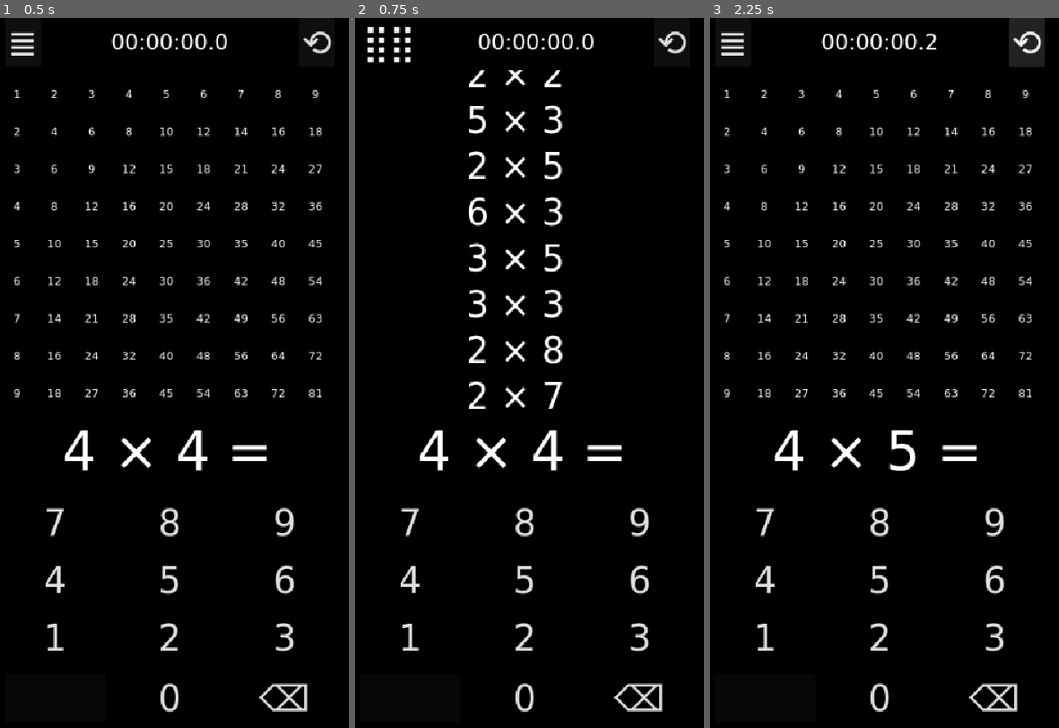
Above: before the commit, frames 1-3 (left to right).
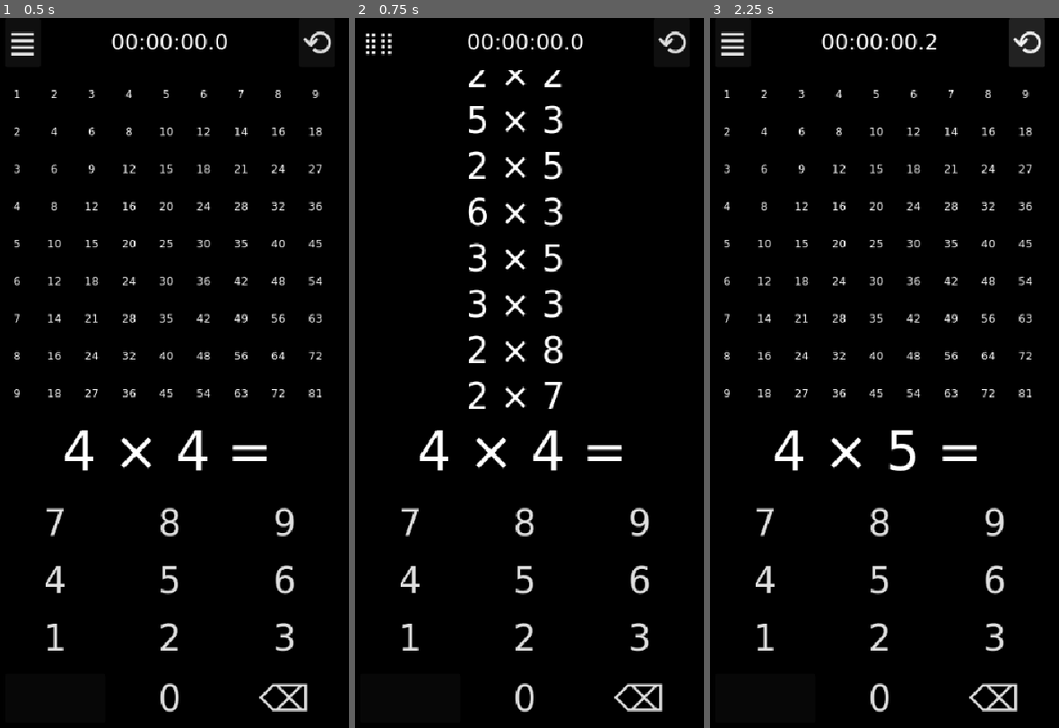
Above: after the commit, the same moments.

Repository: not-learning/einmaleins
Game: Godot game, scene res://main.tscn
The game is run twice, just before and just after one commit, with the same random seed, the same clock (stepped at 60 frames per second) and the same inputs.
Inputs:
- Up to frame 1 (0.5 s): no input
- Up to frame 2 (0.75 s): click "≣" at 0.5 s
- Up to frame 3 (2.25 s): click "⣿⣿" at 1.25 s; click "⟲" at 2 s

Frame 1 is identical in both runs. In frame 2, 0.9% of the frame differs, in the area x 3-69%, y 1-7%; in frame 3, nothing differs.

Commit message:
Binaries for Android, Linux, Windows

Diff:
--- a/stopwatch.gd
+++ b/stopwatch.gd
@@ -12,7 +12,6 @@
 	ms = 0
 	text = "0"
 	done = true
-	#sandwich = get_node("../").find_child("Sandwich")
 	sandwich = get_node("/root/Node").find_child("Sandwich")
 
 func _process(delta: float) -> void:
@@ -21,9 +20,12 @@
 	fraction = fraction.erase(0)
 	var time := Time.get_time_string_from_unix_time(ms)
 	text = time + fraction
-	var sandwich_text := "≣"
-	if ex_list_show: sandwich_text = "⣿⣿"
-	sandwich.text = sandwich_text
+	if ex_list_show:
+		sandwich.text = "⣿⣿"
+		sandwich.set("theme_override_font_sizes/font_size", 30)
+	else:
+		sandwich.text = "≣"
+		sandwich.set("theme_override_font_sizes/font_size", 50)
 #≣☰⠿⠿⣿⣿
 
 func _on_restart_button_up() -> void:
Not shown, changed: export_presets.cfg
Not shown, changed: web/einmaleins.144x144.png.import
Not shown, changed: web/einmaleins.180x180.png.import
Not shown, changed: web/einmaleins.512x512.png.import
Not shown, changed: web/einmaleins.apple-touch-icon.png.import
Not shown, changed: web/einmaleins.icon.png.import
Not shown, changed: web/einmaleins.png.import
Not shown, added: android_app/einmaleins.apk
Not shown, added: android_app/einmaleins.apk.idsig
Not shown, changed: einmaleins.apk
Not shown, removed: einmaleins.apk.idsig
Not shown, added: einmaleins.keystore
(and 5 more such lines)
